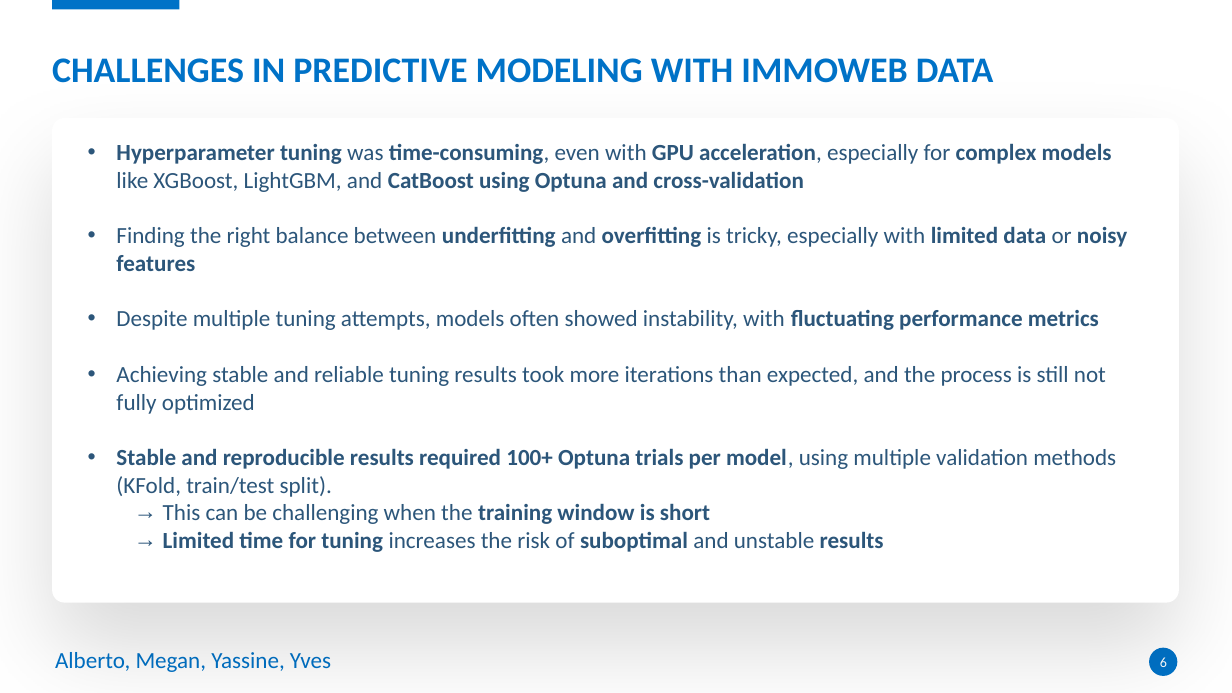
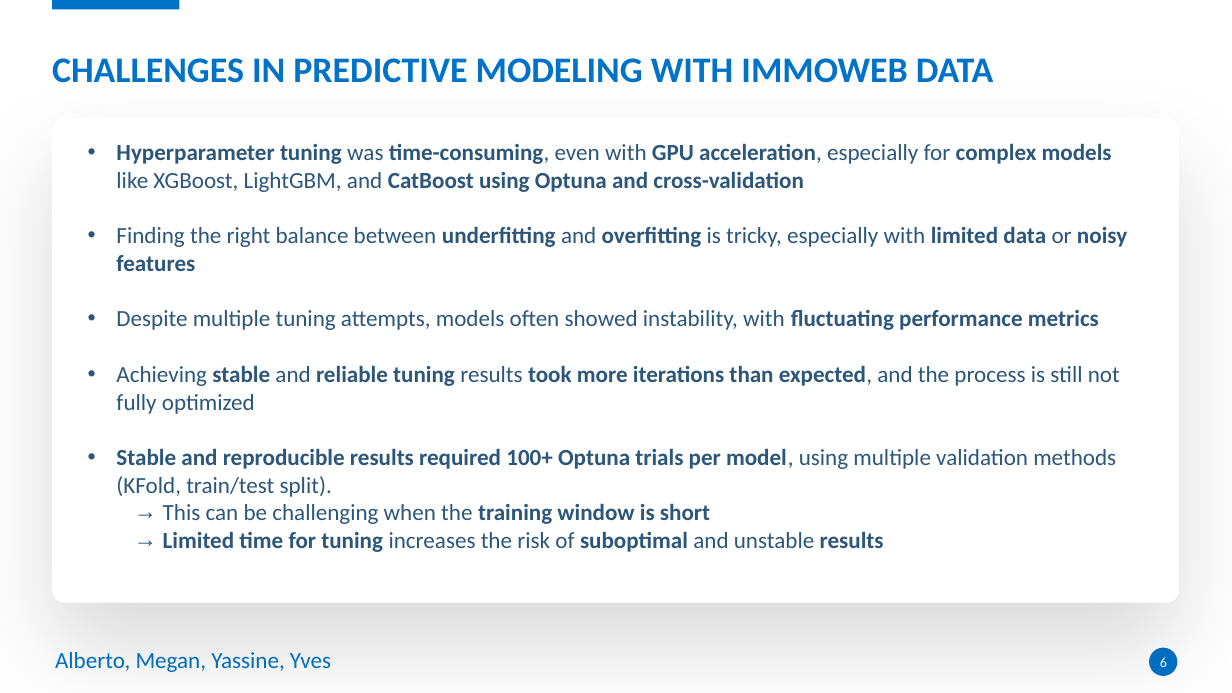
Before and after one commit to meganmarchale/real-estate-price-predictor, a slide deck: slide 6 of deck/02. Immobweb - Machine Learning.pptx. Drawn at 1232x693 pixels with LibreOffice and Linux fonts; fonts in the diff are those of the drawing. Boxes give left, top, right and bottom in pixels: in the first picture for what was removed or moved away, otherwise in the second. Text is boxed around its words. In the diff, an @@ line names an element or a change of style, - is before the commit and + after.

```diff
--- a/deck/02. Immobweb - Machine Learning.pptx
+++ b/deck/02. Immobweb - Machine Learning.pptx
@@ text at [116,365,1120,414]: bold on in "stable reliable tuning took more iterations than ..." @@
```
Also in this commit, not shown: 1 other slide changed.
